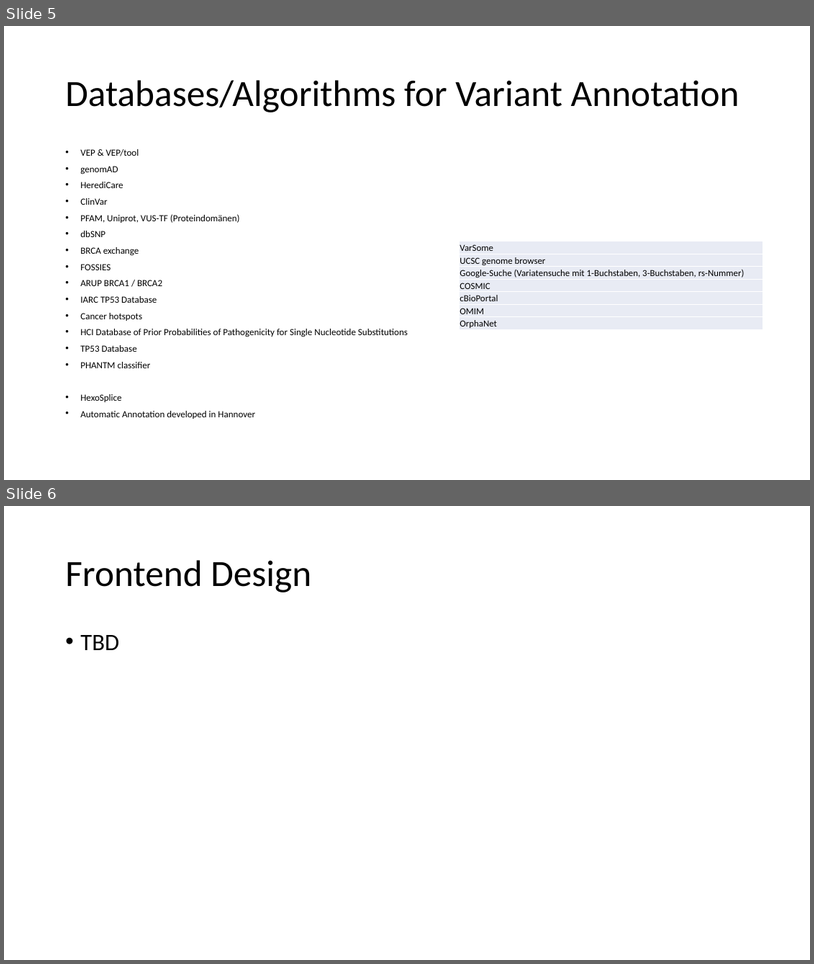
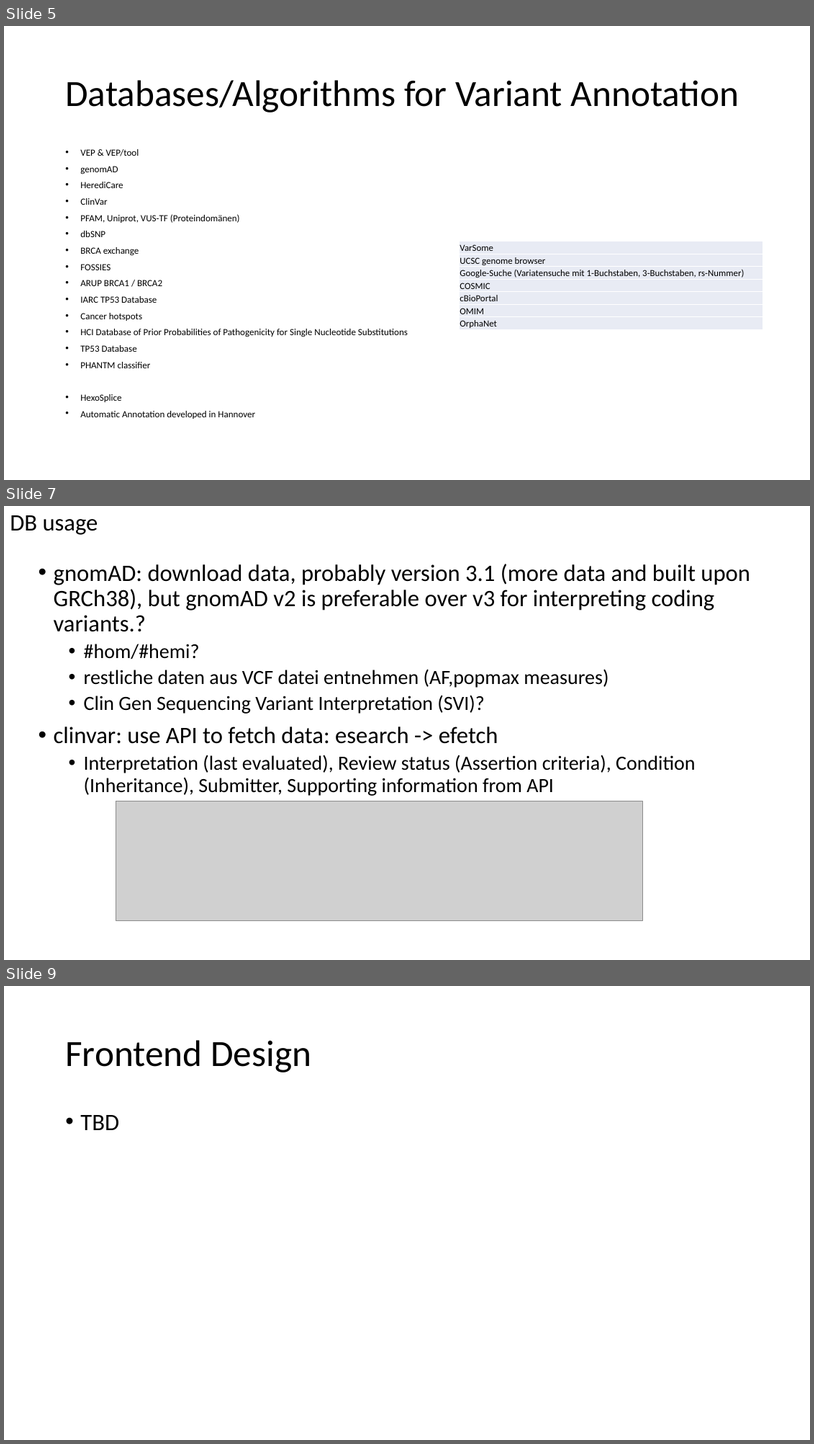
Before and after one commit to GC-HBOC/HerediVar, a slide deck: doc/presentations/02_03_22_project_sketch.pptx. Shown one above the other, each under a label of ours: slides 5 and 6 before the commit, slides 5, 7 and 9 after it; the slides between them are not shown. The pictures are 814x964 and 814x1444 pixels, drawn with LibreOffice and Linux fonts; fonts in the diff are those of the drawing; grey boxes stand for pictures. Boxes give left, top, right and bottom in pixels: in the first picture for what was removed or moved away, otherwise in the second. Text is boxed around its words. In the diff, an @@ line names an element or a change of style, - is before the commit and + after.

```diff
--- a/doc/presentations/02_03_22_project_sketch.pptx
+++ b/doc/presentations/02_03_22_project_sketch.pptx
@@ slide 7 added at box(4, 506, 810, 960), background #FFFFFF @@
@@ title added at box(10, 515, 98, 535), 28 pt, text #000000 @@
+DB usage
@@ text added at box(54, 564, 751, 795), 24 pt, text #000000 @@
+• gnomAD: download data, probably version 3.1 (more data and built upon GRCh38), but gnomAD v2 is preferable over v3 for interpreting coding
+  variants.?
+  • #hom/#hemi?
+  • restliche daten aus VCF datei entnehmen (AF,popmax measures)
+  • Clin Gen Sequencing Variant Interpretation (SVI)?
+• clinvar: use API to fetch data: esearch -> efetch
+  • Interpretation (last evaluated), Review status (Assertion criteria), Condition (Inheritance), Submitter, Supporting information from API
@@ picture added at box(116, 801, 643, 921) @@
@@ what was slide 6 is now slide 9 @@
```
Also in this commit, not shown: 3 slides changed, 3 other slides added, 1 slide removed, 1 other file.
